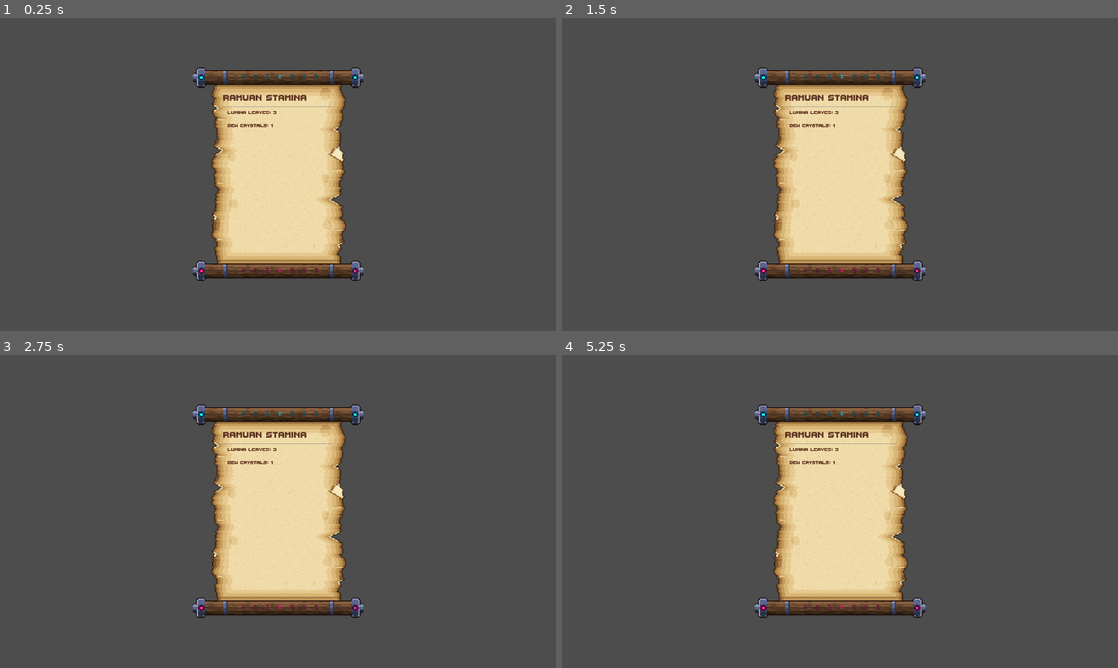
Above: before the commit, frames 1-4 (two rows, left to right).
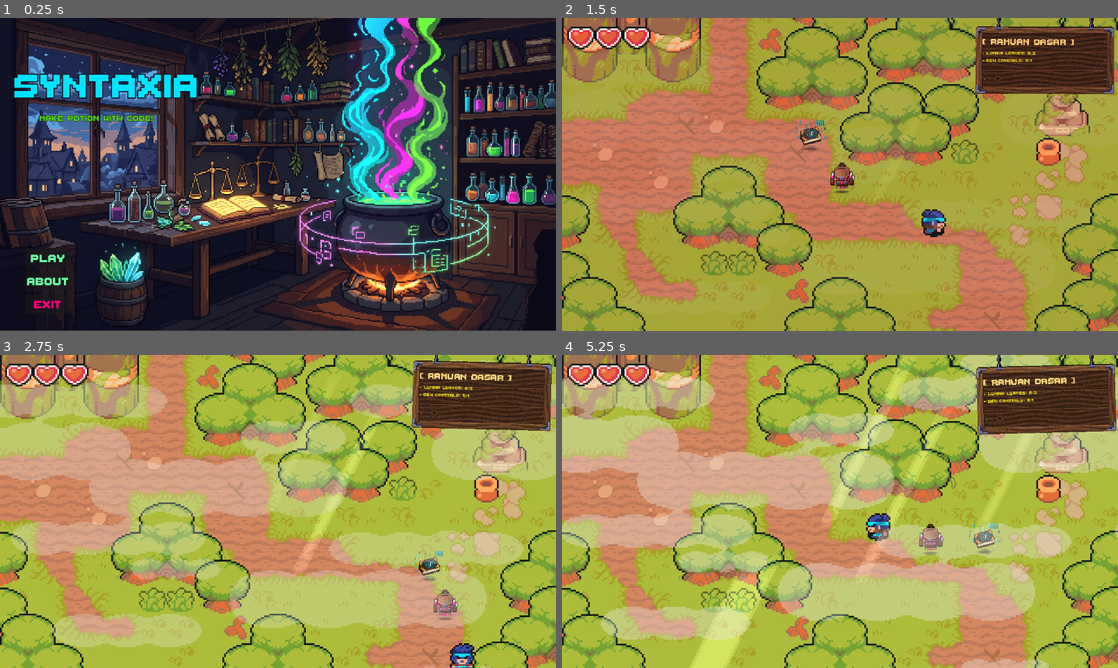
Above: after the commit, the same moments.

Repository: AdhyDa/Syntaxia
Game: Godot game, scene res://content/menu/title_screen.tscn
The game is run twice, just before and just after one commit, with the same random seed, the same clock (stepped at 60 frames per second) and the same inputs. Before the commit the project starts from res://system/ui/recipe_scroll.tscn.
Inputs (mouse positions are in pixels of both pictures, inside the frame that each line leads up to):
- Up to frame 1 (0.25 s): no input
- Up to frame 2 (1.5 s): click (612, 259) at 0.5 s, where only the run after the commit has a clickable "PLAY"; move the mouse to (962, 158) at 1.27 s; hold Right (move_right) from 1.28 s (still down); click (962, 158) at 1.42 s
- Up to frame 3 (2.75 s): move the mouse to (166, 527) at 2.02 s; release Right (move_right) at 2.03 s; hold Down (move_down) from 2.03 s (still down)
- Up to frame 4 (5.25 s): move the mouse to (895, 442) at 2.77 s; release Down (move_down) at 2.78 s; hold Right (move_right) 2.78-3.53 s; move the mouse to (812, 574) at 3.52 s; hold Up (move_up) 3.53-4.28 s; click (812, 574) at 3.67 s; move the mouse to (1006, 558) at 4.27 s; hold Left (move_left) from 4.28 s (still down); move the mouse to (673, 464) at 5.02 s

The runs differ from the first frame. In frame 1, 96% of the frame differs, in the area x 0-100%, y 0-100%; in frame 2, 100%; in frame 3, 99%; in frame 4, 99%.

Commit message:
Update character sprites and start scene
Add the remodeled sprite sheet and use it for the main character and blue ninja. Update the configured startup scene.

Diff:
--- a/content/character/main_character/mc.tscn
+++ b/content/character/main_character/mc.tscn
@@ -2,7 +2,7 @@
 
 [ext_resource type="PackedScene" uid="uid://skrlnoimlhsv" path="res://system/character/character.tscn" id="1_fegup"]
 [ext_resource type="Resource" uid="uid://ujea2b11dl3n" path="res://content/team/player_team.tres" id="2_jthv5"]
-[ext_resource type="Texture2D" uid="uid://vmy0xv7bkdev" path="res://content/character/main_character/SpriteSheet.png" id="3_n8py4"]
+[ext_resource type="Texture2D" uid="uid://bkrr5rbju2lx" path="res://content/character/main_character/SpriteSheet_remodel.png" id="3_n8py4"]
 
 [sub_resource type="CircleShape2D" id="CircleShape2D_0we05"]
 radius = 10.0499
--- a/content/character/ninja_blue/ninja_blue.tscn
+++ b/content/character/ninja_blue/ninja_blue.tscn
@@ -1,7 +1,7 @@
 [gd_scene format=3 uid="uid://co5qpuj3hns3e"]
 
 [ext_resource type="PackedScene" uid="uid://skrlnoimlhsv" path="res://system/character/character.tscn" id="1_gjf68"]
-[ext_resource type="Texture2D" uid="uid://vmy0xv7bkdev" path="res://content/character/main_character/SpriteSheet.png" id="3_4kg58"]
+[ext_resource type="Texture2D" uid="uid://bkrr5rbju2lx" path="res://content/character/main_character/SpriteSheet_remodel.png" id="3_4kg58"]
 [ext_resource type="Resource" uid="uid://ujea2b11dl3n" path="res://content/team/player_team.tres" id="3_as7xg"]
 
 [sub_resource type="CircleShape2D" id="CircleShape2D_0we05"]
--- a/project.godot
+++ b/project.godot
@@ -15,7 +15,7 @@
 [application]
 
 config/name="NinjaAdventure"
-run/main_scene="uid://qmc8afmusmml"
+run/main_scene="uid://by5fjij7yiyla"
 config/features=PackedStringArray("4.7", "Forward Plus")
 run/max_fps=60
 config/icon="res://icon.png"
Binary file added: content/character/main_character/SpriteSheet_remodel.png
Not shown, added: content/character/main_character/SpriteSheet_remodel.png.import
